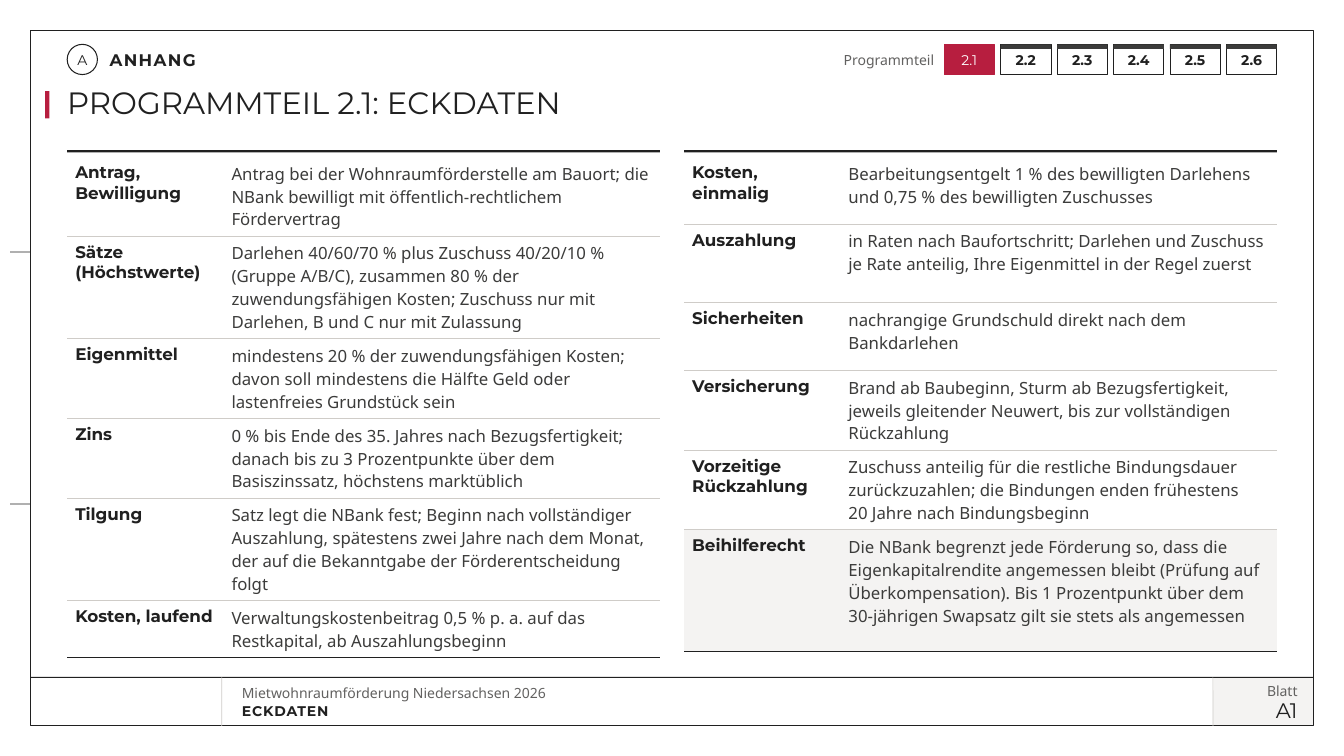
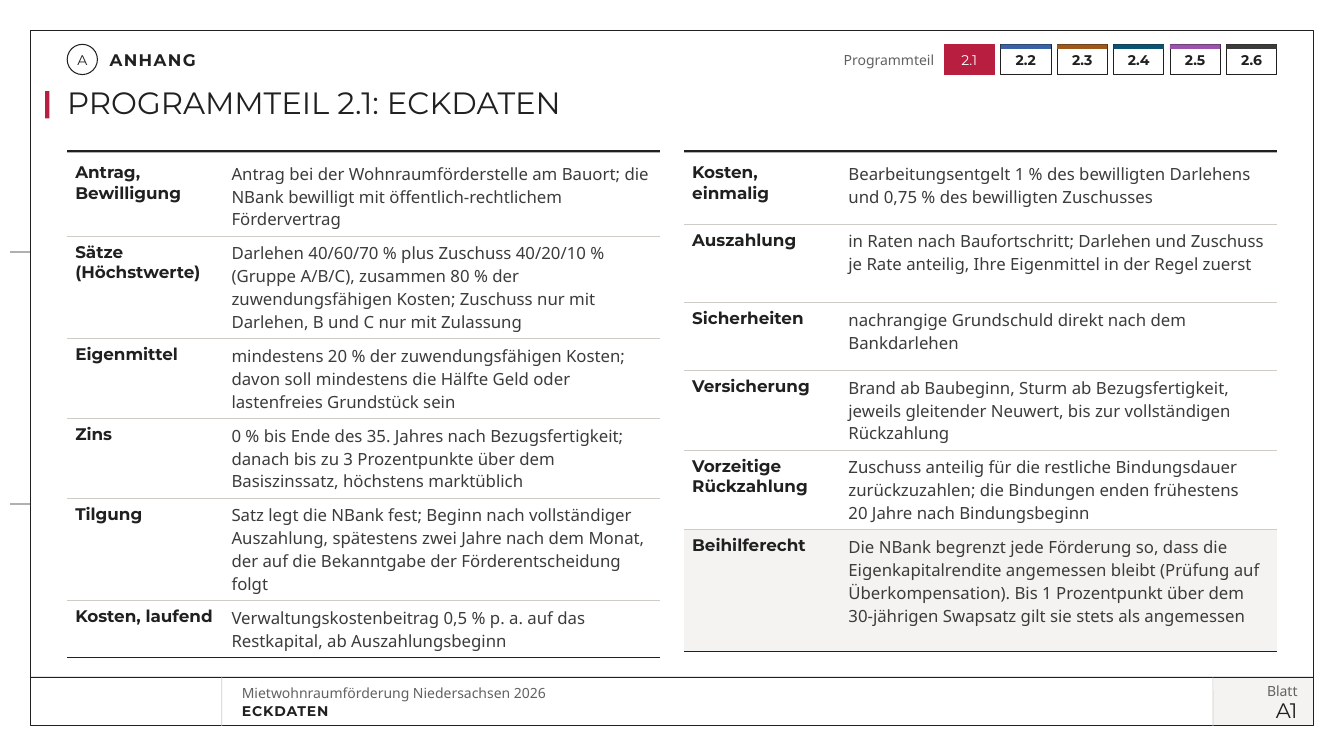
Before and after one commit to vgedaschko/NBank, a slide deck: slide 30 of praesentation/dist/PGN-Mietwohnraumfoerderung-Niedersachsen-2026-Vortrag.pptx. Drawn at 1344x756 pixels with LibreOffice and Linux fonts; fonts in the diff are those of the drawing; background and template pictures are left out. Boxes give left, top, right and bottom in pixels: in the first picture for what was removed or moved away, otherwise in the second. Text is boxed around its words. In the diff, an @@ line names an element or a change of style, - is before the commit and + after.

```diff
--- a/praesentation/dist/PGN-Mietwohnraumfoerderung-Niedersachsen-2026-Vortrag.pptx
+++ b/praesentation/dist/PGN-Mietwohnraumfoerderung-Niedersachsen-2026-Vortrag.pptx
@@ rectangle at bbox=[1001, 44, 1052, 48]: fill #3C3C3B to #3A62A6 @@
@@ rectangle at bbox=[1058, 44, 1108, 48]: fill #3C3C3B to #A0581A @@
@@ rectangle at bbox=[1114, 44, 1165, 48]: fill #3C3C3B to #0A5372 @@
@@ rectangle at bbox=[1171, 44, 1221, 48]: fill #3C3C3B to #9A52AE @@
```
Also in this commit, not shown: 18 other slides changed, 1 slide removed, 26 other files.
